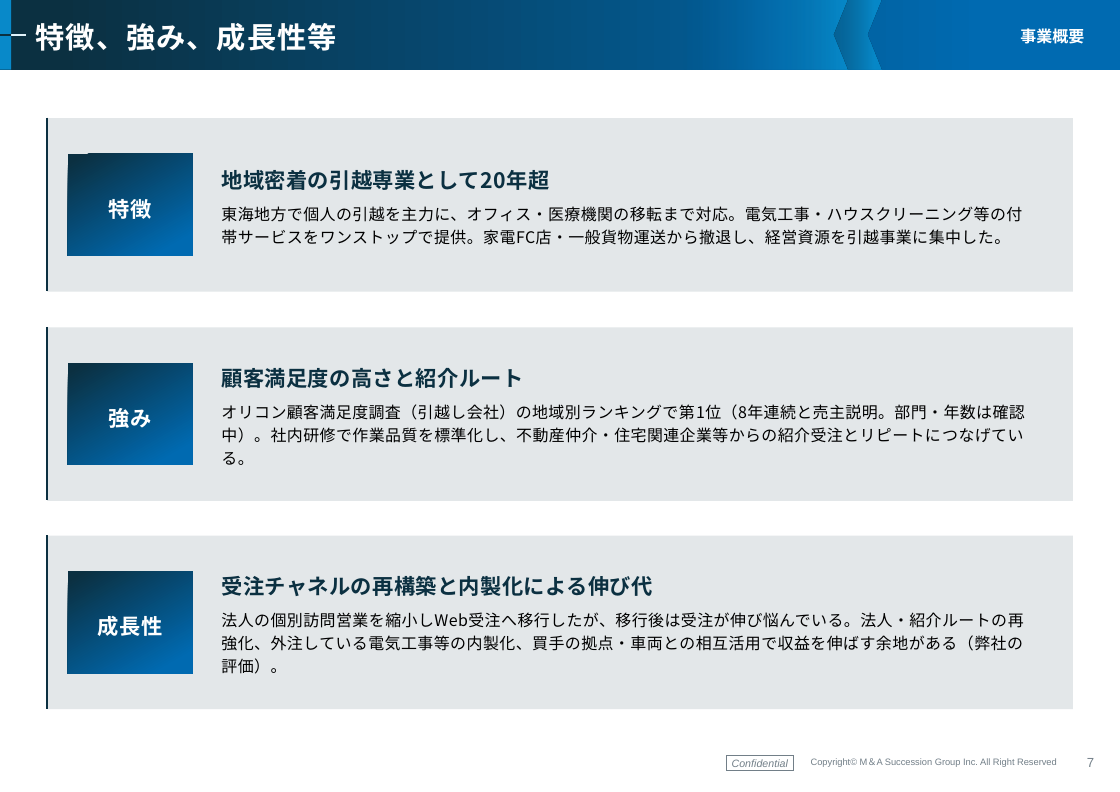
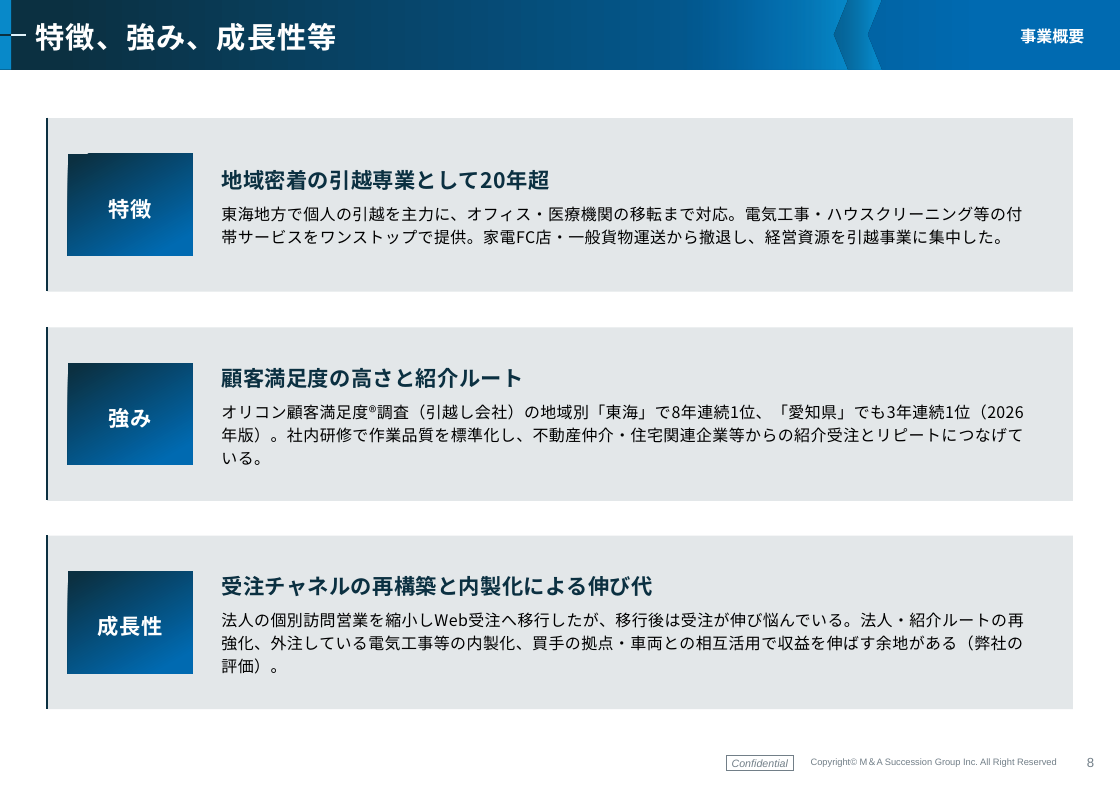
Before and after one commit to keisuketagaito/github-1st, a slide deck: slide 9 of 株式会社ウェルカム・バスケット/企業概要書_簡易版_ウェルカム・バスケット_261126.pptx (slide 8 before the commit). Drawn at 1120x792 pixels with LibreOffice and Linux fonts; fonts in the diff are those of the drawing; background and template pictures are left out. Boxes give left, top, right and bottom in pixels: in the first picture for what was removed or moved away, otherwise in the second. Text is boxed around its words. In the diff, an @@ line names an element or a change of style, - is before the commit and + after.

```diff
--- a/株式会社ウェルカム・バスケット/企業概要書_簡易版_ウェルカム・バスケット_261126.pptx
+++ b/株式会社ウェルカム・バスケット/企業概要書_簡易版_ウェルカム・バスケット_261126.pptx
@@ text at (221,404,1023,465): text changed @@
-オリコン顧客満足度調査（引越し会社）の地域別ランキングで第1位（8年連続と売主説明。部門・年数は確認中）。社内研修で作業品質を標準化し、不動産仲介・住宅関連企業等からの紹介受注とリピートにつなげている。
+オリコン顧客満足度®調査（引越し会社）の地域別「東海」で8年連続1位、「愛知県」でも3年連続1位（2026年版）。社内研修で作業品質を標準化し、不動産仲介・住宅関連企業等からの紹介受注とリピートにつなげている。
@@ page number at (1087,758,1094,767): text changed @@
-7
+8
```
Also in this commit, not shown: 1 other slide changed, 1 slide added, 6 other files.
